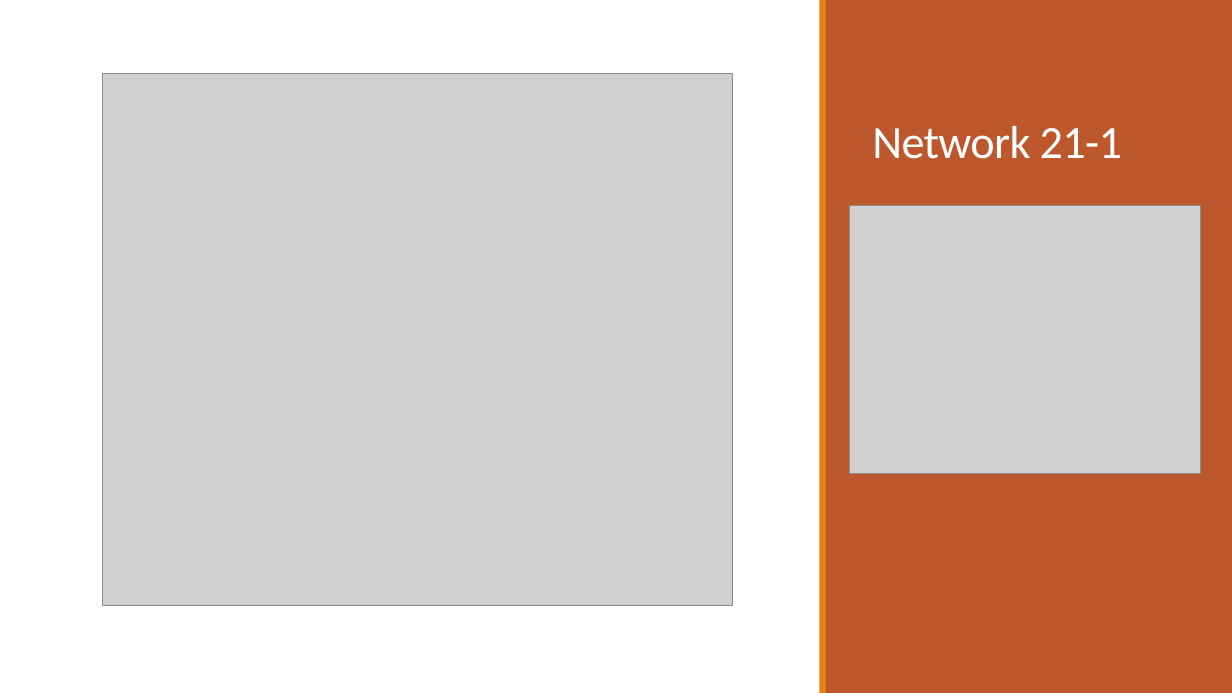
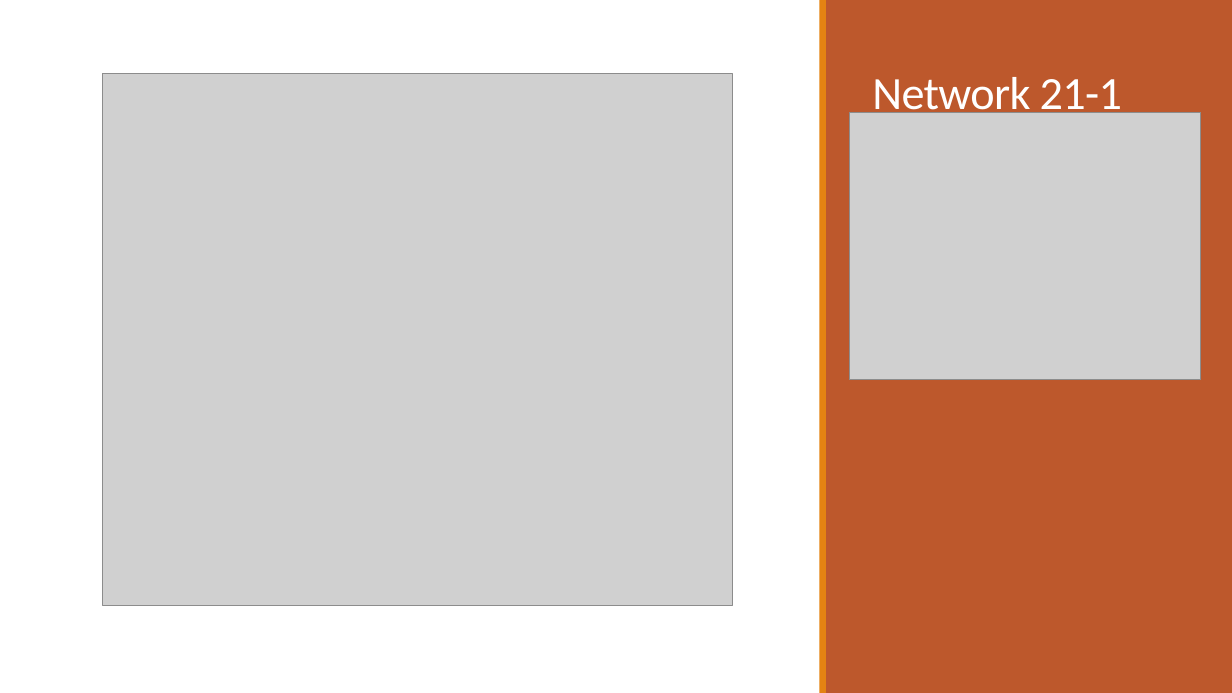
Before and after one commit to dyaom/REHS-2019, a slide deck: slide 17 of Cataract.pptx. Drawn at 1232x693 pixels with LibreOffice and Linux fonts; fonts in the diff are those of the drawing; grey boxes stand for pictures. Boxes give left, top, right and bottom in pixels: in the first picture for what was removed or moved away, otherwise in the second. Text is boxed around its words. In the diff, an @@ line names an element or a change of style, - is before the commit and + after.

```diff
--- a/Cataract.pptx
+++ b/Cataract.pptx
@@ title "Network 21-1" rewrapped from <box>872,126,1122,159</box> to <box>872,77,1122,120</box> @@
@@ picture: place and size @@
-picture at <box>849,206,1202,474</box>
+picture at <box>849,112,1202,380</box>
```
Also in this commit, not shown: 6 other slides changed, 1 slide added, 1 other file.
